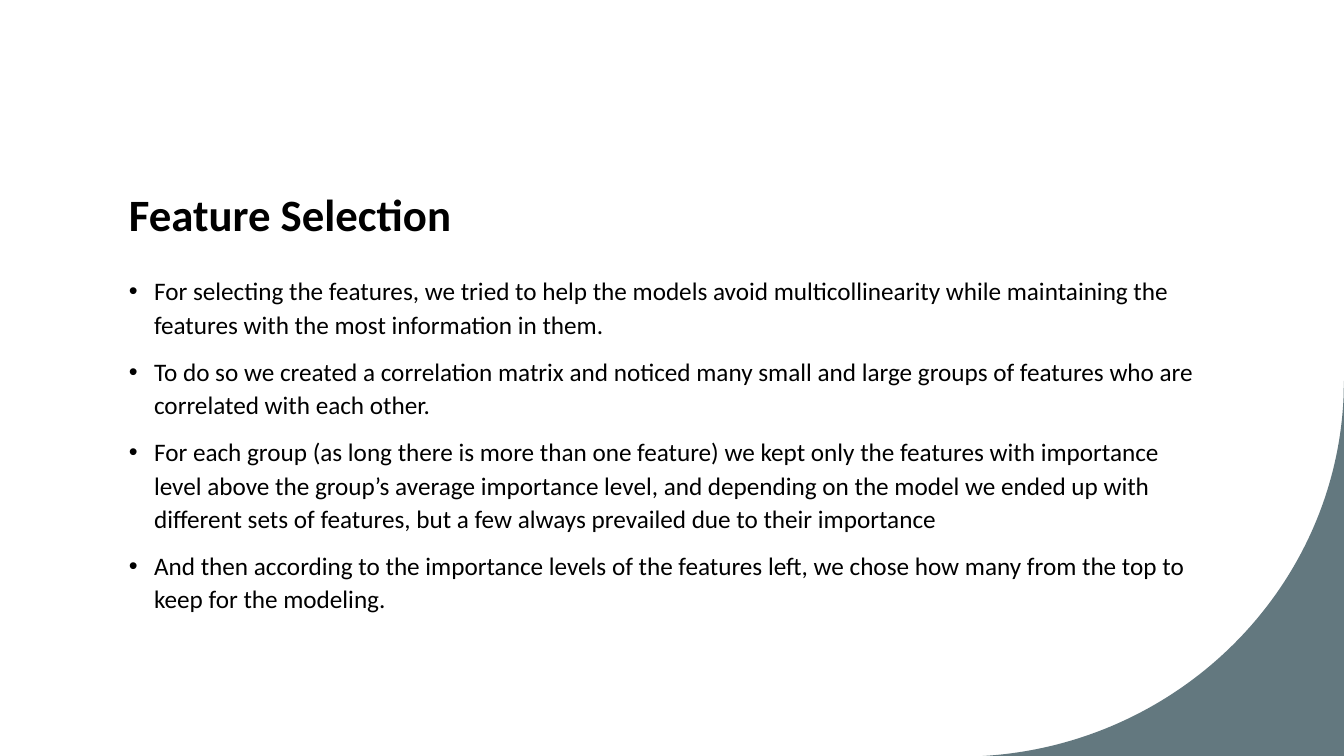
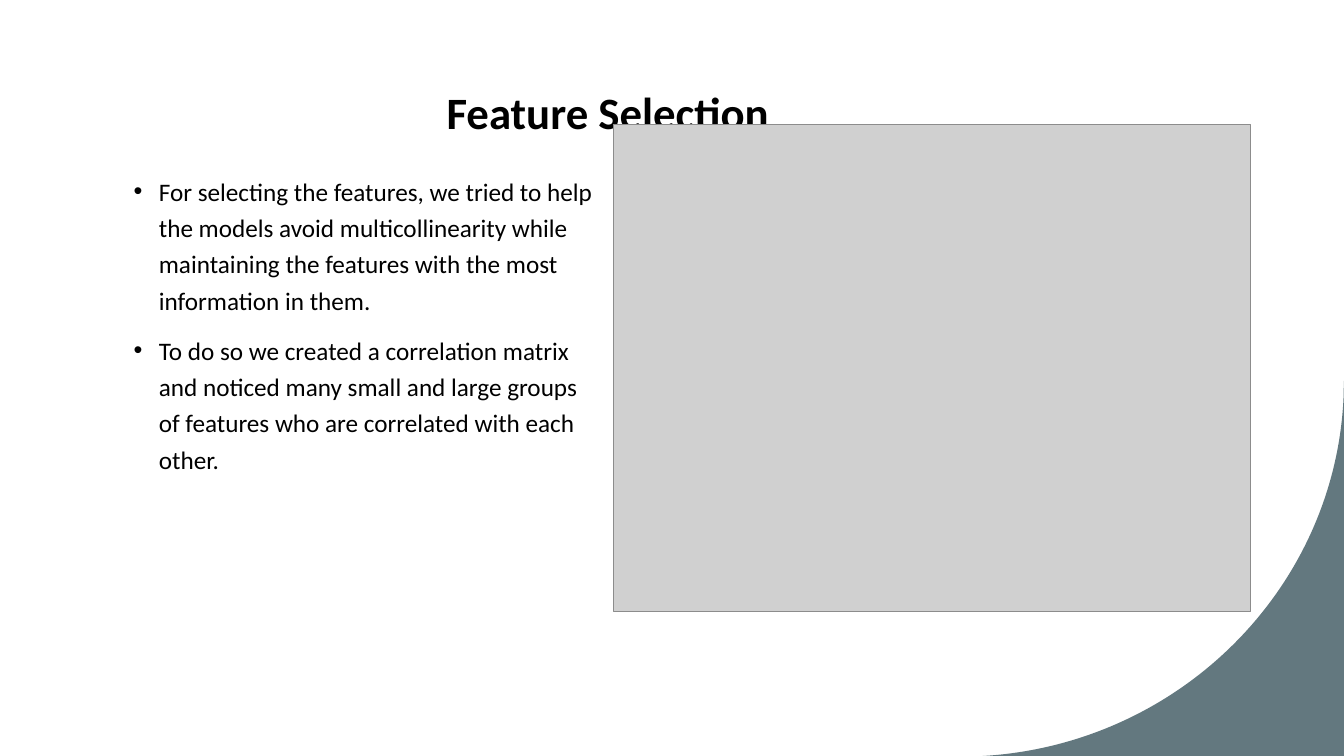
Before and after one commit to TomGeva/ML-project, a slide deck: slide 6 of Final Project Tom & Maya.pptx (slide 4 before the commit). Drawn at 1344x756 pixels with LibreOffice and Linux fonts; fonts in the diff are those of the drawing; grey boxes stand for pictures. Boxes give left, top, right and bottom in pixels: in the first picture for what was removed or moved away, otherwise in the second. Text is boxed around its words. In the diff, an @@ line names an element or a change of style, - is before the commit and + after.

```diff
--- a/Final Project Tom & Maya.pptx
+++ b/Final Project Tom & Maya.pptx
@@ title "Feature Selection" rewrapped from (129, 199, 451, 232) to (447, 92, 768, 141) @@
@@ picture added at (614, 125, 1251, 612) @@
@@ text "For selecting the features, we ...": place and size @@
-text "For selecting the features, we ..." at (154, 282, 1193, 613)
+text "For selecting the features, we ..." at (159, 183, 592, 469)
@@ text "For selecting the features, we ..." at (159, 183, 592, 469): line spacing 1.1 to 1.2 @@
@@ text at (154, 442, 1183, 613): paragraphs removed @@
-• For each group (as long there is more than one feature) we kept only the features with importance level above the group’s average importance level, and depending on the model we ended up with different sets of features, but a few always prevailed due to their importance
-• And then according to the importance levels of the features left, we chose how many from the top to keep for the modeling.
```
Also in this commit, not shown: 2 other slides changed, 9 slides added, 1 slide removed, 11 other files.
